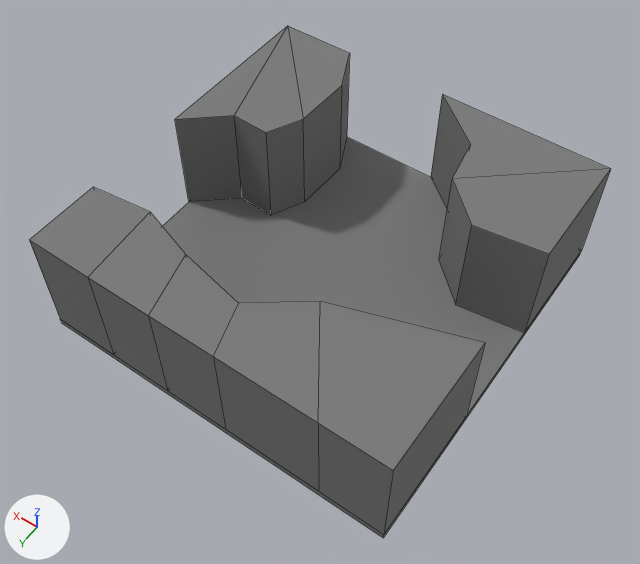
Before and after pictures for a commit that changed the FBX model Assets/Art/Models/Tiles/MDL_T-Floor_2.fbx.
Before and after are seen from a 50 mm lens placed at (-12.5, 18.0, 28.4), pointed at (-0.3, 1.0, 1.7). Arrows for +X, +Y and +Z are at lower left; the lights stay in place. The first picture is the older version. Mesh edges are drawn as thin lines. Where no turn or scale is listed for an object, it has been applied to the vertices.

In view in the first picture: 'Floor', 'T2_wall1', 'T2_wall2', 'T2_wall3'.
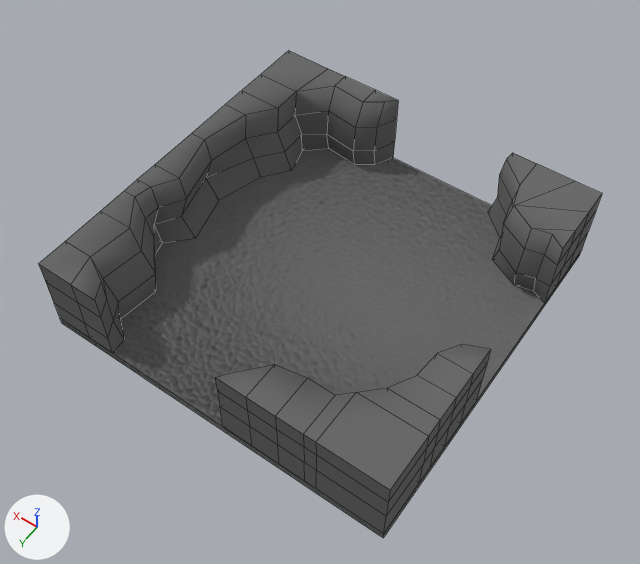
The newer file is also rescaled (x1.667) as a whole; pictures and numbers use the older file's frame.

Location of each change, [x1, y1, x2, y2] in pixels of the pictures (640 x 564 px):
'Floor', reshaped: before [60, 137, 581, 538]; after [60, 148, 582, 538]
'T2_wall1', deleted: before [29, 187, 485, 535]
'T2_Wall1', added: after [39, 51, 398, 353]
'T2_wall2', deleted: before [431, 94, 611, 332]
'T2_Wall3', added: after [215, 344, 491, 534]
'T2_wall3', deleted: before [175, 26, 350, 215]
'T2_Wall2', added: after [488, 153, 602, 303]

The change, as a list of edits to the scene's bpy script:
```text
Add img_tex_floor_normal_png:
    img_tex_floor_normal_png = load_image('TEX_Floor_Normal.png', '../../Textures/Tiles/TEX_Floor_Normal.png', 2048, 2048, 'Non-Color')
Add mat_floor:
    mat_floor = bpy.data.materials.new('Floor')
    # colours: dark grey #666666
    # uses the picture img_tex_floor_normal_png
Add mat_wall:
    mat_wall = principled_material('Wall')
    mat_wall.base_color = (0.134, 0.134, 0.134)  # dark grey #666666
    mat_wall.roughness = 1.0
Change me_cube:
    used by ob_floor; location = (0.0, 0.0, 0.0)
    remove me_cube.from_pydata(...)  # 8 vertices, 6 faces; spans x -7.5..7.5, y -7.5..7.5, z 0.0..0.3
    add me_cube.from_pydata(...)  # 8 vertices, 6 faces; spans x -7.5..7.5, y -7.5..7.5, z 0.0..0.4
    me_cube part 1: 6 faces spanning x -7.5..7.5, y -7.5..7.5, z 0.0..0.4 switch from mat_grey (grey #7b7b7b) to mat_floor
    edits to the shape of me_cube do not show in these pictures
Add me_cube_022:
    me_cube_022.from_pydata(...)  # 120 vertices, 118 faces; spans x 1.74..7.5, y -7.5..7.5, z 0.37..3.69
    me_cube_022.materials.append(mat_wall)  # dark grey #666666
Add me_cube_026:
    me_cube_026.from_pydata(...)  # 80 vertices, 78 faces; spans x -7.5..-0.71, y 1.31..7.5, z 0.37..3.69
    me_cube_026.materials.append(mat_wall)  # dark grey #666666
Add me_cube_023:
    me_cube_023.from_pydata(...)  # 48 vertices, 46 faces; spans x -7.5..-3.34, y -7.5..-3.91, z 0.37..3.69
    me_cube_023.materials.append(mat_wall)  # dark grey #666666
Remove ob_t2_wall2:
    ob_t2_wall2 = bpy.data.objects.new('T2_wall2', me_cube_008)
    ob_t2_wall2.location = (-0.07, 0.0, 0.0)
Remove ob_t2_wall1:
    ob_t2_wall1 = bpy.data.objects.new('T2_wall1', me_cube_015)
    ob_t2_wall1.location = (-0.07, 0.0, 0.0)
Remove ob_t2_wall3:
    ob_t2_wall3 = bpy.data.objects.new('T2_wall3', me_cube_009)
    ob_t2_wall3.location = (-0.07, 0.0, 0.0)
Add ob_t2_wall1_1:
    ob_t2_wall1_1 = bpy.data.objects.new('T2_Wall1', me_cube_022)
    ob_t2_wall1_1.location = (0.0, 0.0, 0.0)
Add ob_t2_wall3_1:
    ob_t2_wall3_1 = bpy.data.objects.new('T2_Wall3', me_cube_026)
    ob_t2_wall3_1.location = (0.0, 0.0, 0.0)
Add ob_t2_wall2_1:
    ob_t2_wall2_1 = bpy.data.objects.new('T2_Wall2', me_cube_023)
    ob_t2_wall2_1.location = (0.0, 0.0, 0.0)
```
